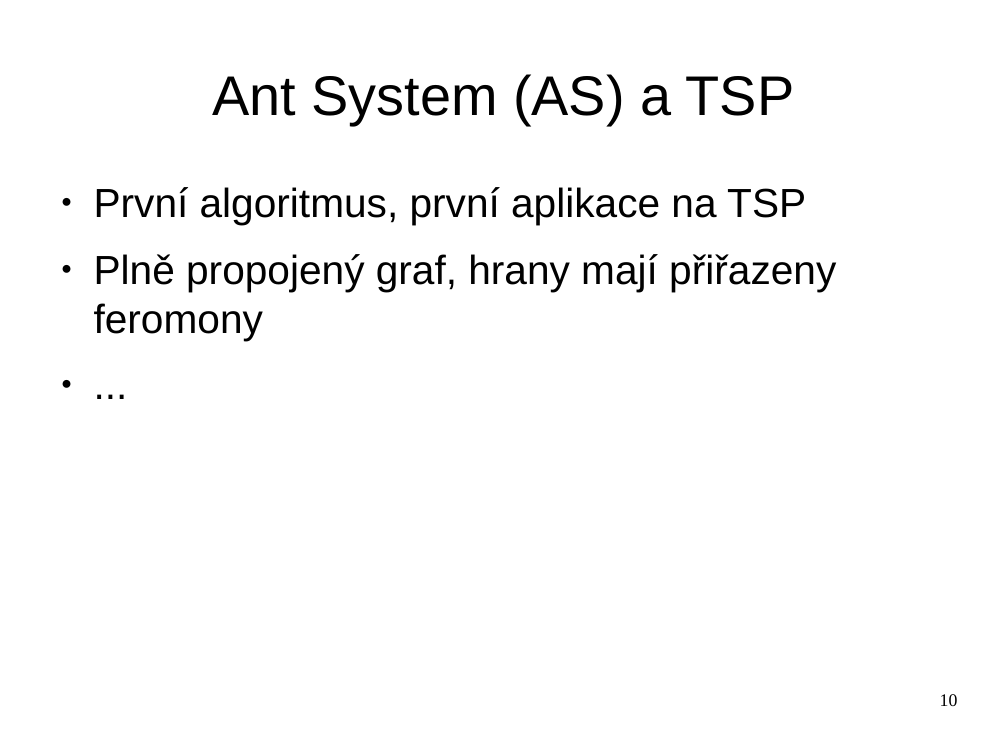
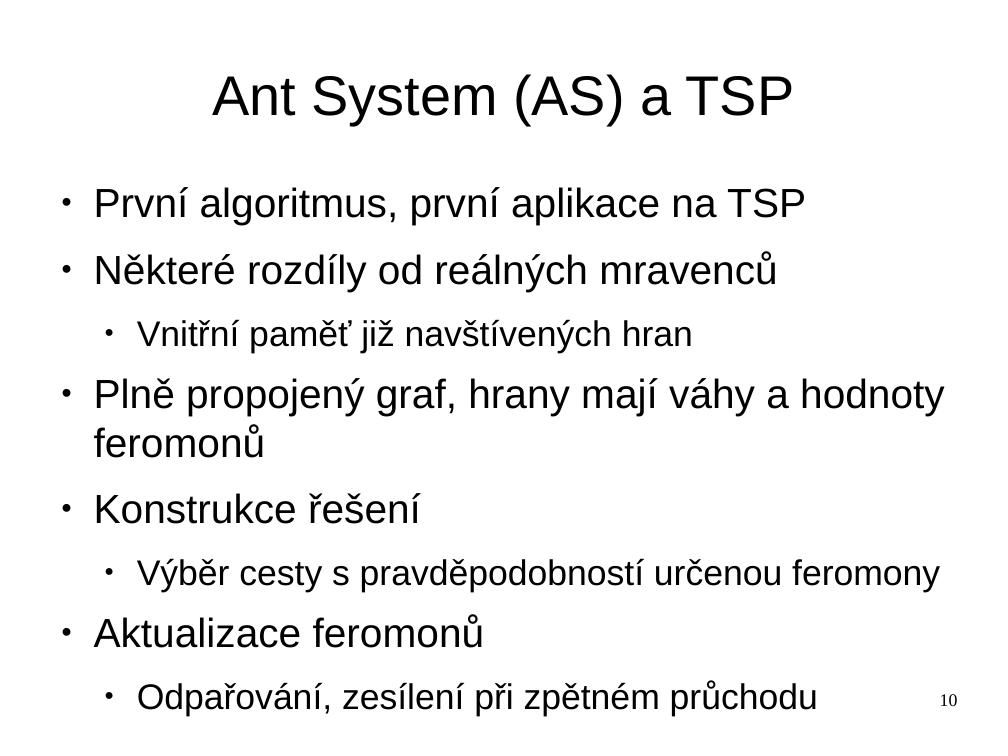
Before and after one commit to hellerstanislav/sin, a slide deck: slide 10 of presentation/swarm.odp. Drawn at 1008x756 pixels with LibreOffice and Linux fonts; fonts in the diff are those of the drawing. Boxes give left, top, right and bottom in pixels: in the first picture for what was removed or moved away, otherwise in the second. Text is boxed around its words. In the diff, an @@ line names an element or a change of style, - is before the commit and + after.

```diff
--- a/presentation/swarm.odp
+++ b/presentation/swarm.odp
@@ text at [94,252,945,716]: text changed @@
-● Plně propojený graf, hrany mají přiřazeny feromony
-● ...
+● Některé rozdíly od reálných mravenců
+  ● Vnitřní paměť již navštívených hran
+● Plně propojený graf, hrany mají váhy a hodnoty feromonů
+● Konstrukce řešení
+  ● Výběr cesty s pravděpodobností určenou feromony
+● Aktualizace feromonů
+  ● Odpařování, zesílení při zpětném průchodu
```
Also in this commit, not shown: 7 other slides changed, 3 other files.
